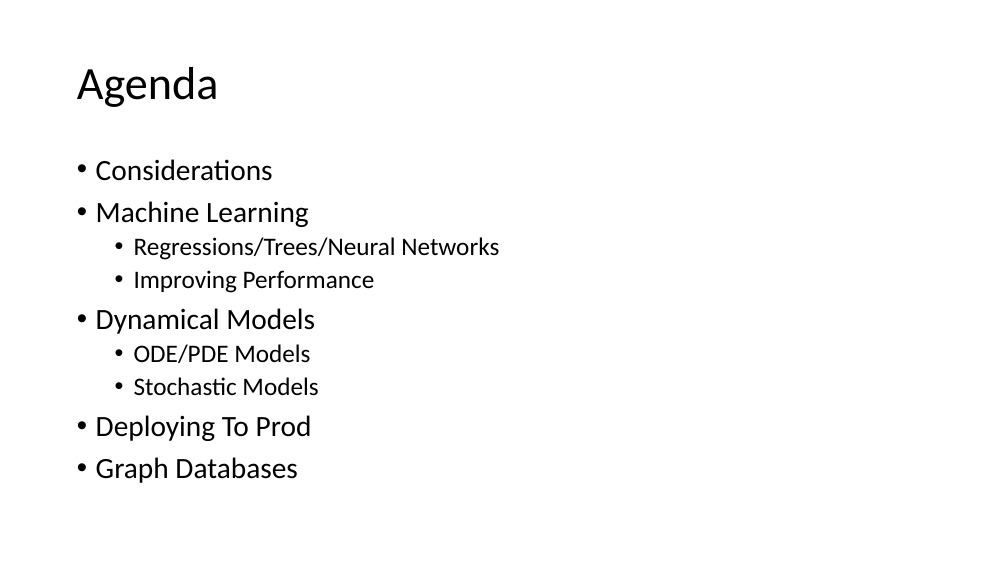
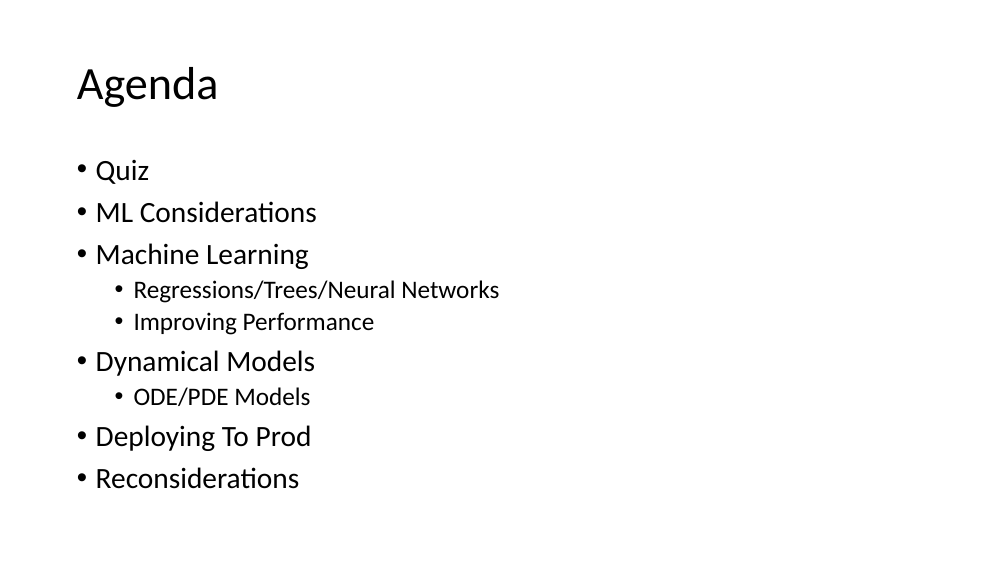
Before and after one commit to jamessdixon/swe4s, a slide deck: slide 3 of SWES_MachineLearning.pptx. Drawn at 1008x567 pixels with LibreOffice and Linux fonts; fonts in the diff are those of the drawing. Boxes give left, top, right and bottom in pixels: in the first picture for what was removed or moved away, otherwise in the second. Text is boxed around its words. In the diff, an @@ line names an element or a change of style, - is before the commit and + after.

```diff
--- a/SWES_MachineLearning.pptx
+++ b/SWES_MachineLearning.pptx
@@ text at [96,160,317,223]: text changed @@
-• Considerations
+• Quiz
+• ML Considerations
@@ text at [134,377,318,396]: paragraph removed @@
-  • Stochastic Models
@@ text at [96,467,300,489]: text changed @@
-• Graph Databases
+• Reconsiderations
```
Also in this commit, not shown: 1 other slide changed, 1 slide added, 4 other files.
